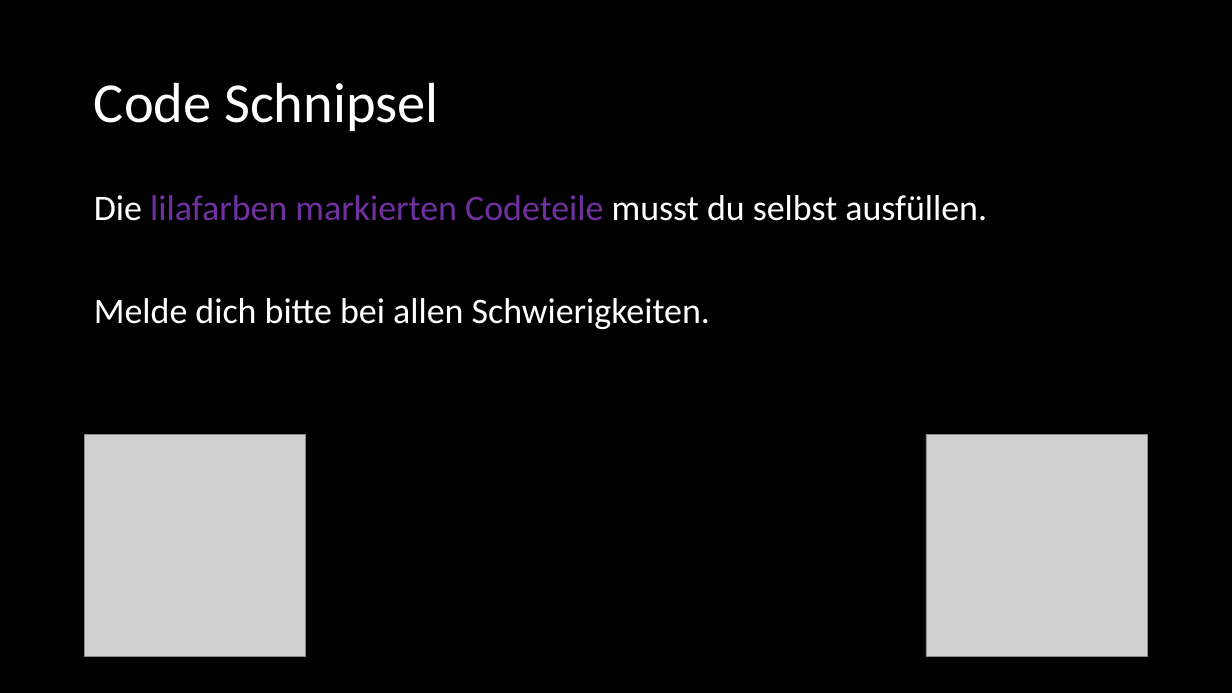
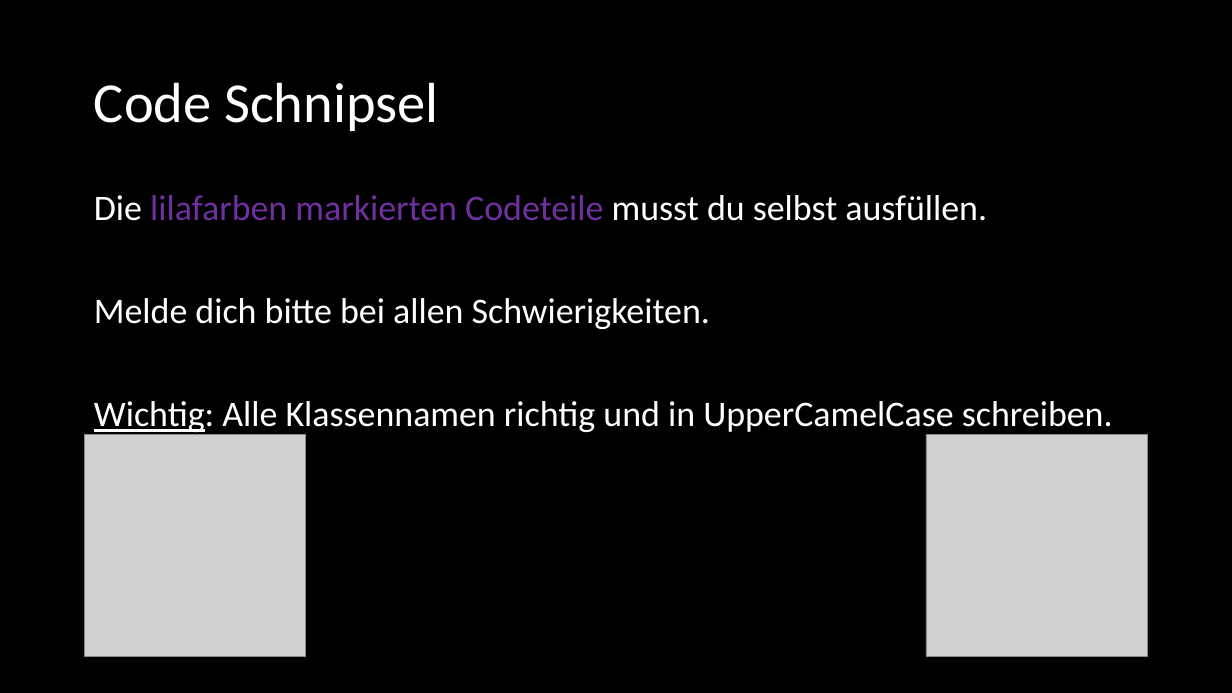
Before and after one commit to Cactusroot/Java, a slide deck: slide 1 of src/Sonstiges.pptx. Drawn at 1232x693 pixels with LibreOffice and Linux fonts; fonts in the diff are those of the drawing; grey boxes stand for pictures. Boxes give left, top, right and bottom in pixels: in the first picture for what was removed or moved away, otherwise in the second. Text is boxed around its words. In the diff, an @@ line names an element or a change of style, - is before the commit and + after.

```diff
--- a/src/Sonstiges.pptx
+++ b/src/Sonstiges.pptx
@@ text at (94, 401, 1113, 436): paragraph added @@
+Wichtig: Alle Klassennamen richtig und in UpperCamelCase schreiben.
```
Also in this commit, not shown: 1 other slide changed, 17 other files.
